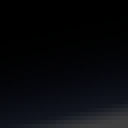
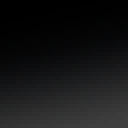
Layers edited between the first and the second 128x128 image:
painted on "Gradient Fill 1 copy" (1st of 2) over <box>0,16,128,128</box>
